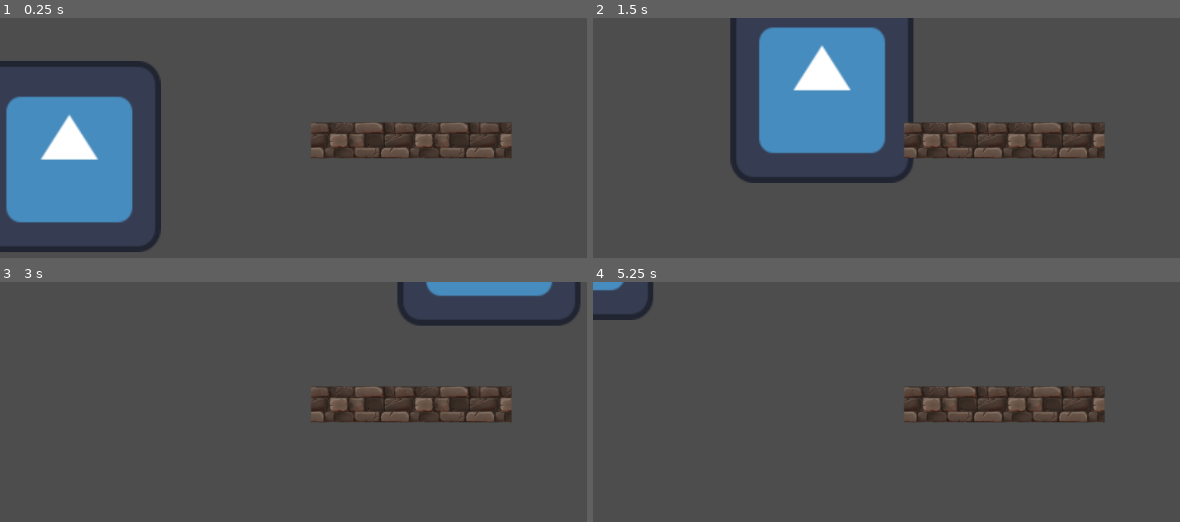
Above: before the commit, frames 1-4 (two rows, left to right).
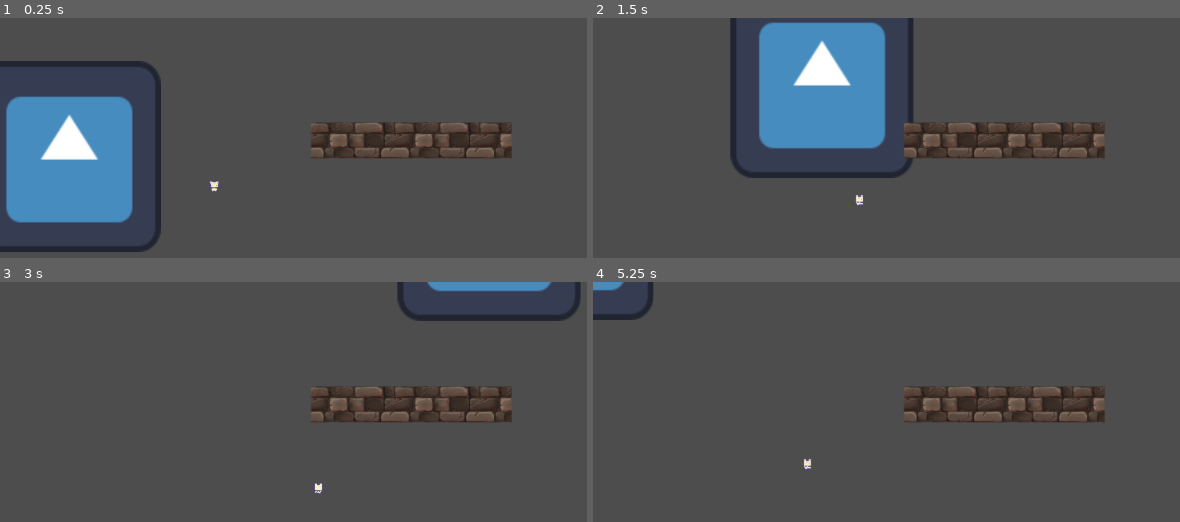
Above: after the commit, the same moments.

Repository: RosieHendriksen/aventurejv
Game: Godot game, scene res://scenes/level.tscn
The game is run twice, just before and just after one commit, with the same random seed, the same clock (stepped at 60 frames per second) and the same inputs. The engine's default icon, where the game draws it, is replaced by a stand-in: a white triangle on a blue panel in a dark square.
Inputs:
- Up to frame 1 (0.25 s): no input
- Up to frame 2 (1.5 s): tap Enter at 0.5 s; hold Right (right) 0.53-1.28 s; tap Space (interact) at 0.6, 1.35 s; hold Up (down) from 1.28 s (still down)
- Up to frame 3 (3 s): release Up (down) at 2.03 s; hold Right (right) 2.03-2.78 s; tap Space (interact) at 2.1, 2.75, 2.85 s; hold S (up) from 2.78 s (still down)
- Up to frame 4 (5.25 s): tap Enter at 3.5 s; release S (up) at 3.53 s; hold Left (left) 3.53-5.03 s; tap Space (interact) at 3.6, 4.35, 5.1 s; hold Up (down) from 5.03 s (still down)

The runs differ from the first frame. In frame 1, less than 0.1% of the frame differs, in the area x 35-38%, y 67-73%; in frame 2, 2.8%, in the area x 23-55%, y 1-79%; in frame 3, 1.7%; in frame 4, less than 0.1%.

Commit message:
trying to merge versions

Diff:
--- a/learn2/characterScenes/player_cat.tscn
+++ b/learn2/characterScenes/player_cat.tscn
@@ -1,11 +1,26 @@
 [gd_scene load_steps=31 format=3 uid="uid://bq5tsltbulbpq"]
 
-[ext_resource type="Texture2D" uid="uid://bjixcibskiv6s" path="res://Characters/Basic Charakter Spritesheet.png" id="1_638jf"]
-[ext_resource type="Script" path="res://scripts/player_cat.gd" id="1_iny6h"]
+[ext_resource type="Texture2D" uid="uid://bjixcibskiv6s" path="res://learn2/Characters/Basic Charakter Spritesheet.png" id="1_638jf"]
+[ext_resource type="Script" path="res://learn2/scripts/player_cat.gd" id="1_tw8ss"]
 
 [sub_resource type="RectangleShape2D" id="RectangleShape2D_8744i"]
 size = Vector2(10, 5)
 
+[sub_resource type="Animation" id="Animation_tokuy"]
+length = 0.001
+tracks/0/type = "value"
+tracks/0/imported = false
+tracks/0/enabled = true
+tracks/0/path = NodePath("Sprite2D:frame")
+tracks/0/interp = 1
+tracks/0/loop_wrap = true
+tracks/0/keys = {
+"times": PackedFloat32Array(0),
+"transitions": PackedFloat32Array(1),
+"update": 1,
+"values": [0]
+}
+
 [sub_resource type="Animation" id="Animation_c8pvb"]
 resource_name = "idle_down"
 length = 0.4
@@ -23,19 +38,55 @@
 "values": [0, 1]
 }
 
-[sub_resource type="Animation" id="Animation_tokuy"]
-length = 0.001
-tracks/0/type = "value"
-tracks/0/imported = false
-tracks/0/enabled = true
-tracks/0/path = NodePath("Sprite2D:frame")
-tracks/0/interp = 1
-tracks/0/loop_wrap = true
-tracks/0/keys = {
-"times": PackedFloat32Array(0),
-"transitions": PackedFloat32Array(1),
-"update": 1,
-"values": [0]
+[sub_resource type="Animation" id="Animation_hnmap"]
+resource_name = "idle_left"
+length = 0.4
+loop_mode = 1
+tracks/0/type = "value"
+tracks/0/imported = false
+tracks/0/enabled = true
+tracks/0/path = NodePath("Sprite2D:frame")
+tracks/0/interp = 1
+tracks/0/loop_wrap = true
+tracks/0/keys = {
+"times": PackedFloat32Array(0, 0.2),
+"transitions": PackedFloat32Array(1, 1),
+"update": 1,
+"values": [8, 9]
+}
+
+[sub_resource type="Animation" id="Animation_cokud"]
+resource_name = "idle_right"
+length = 0.4
+loop_mode = 1
+tracks/0/type = "value"
+tracks/0/imported = false
+tracks/0/enabled = true
+tracks/0/path = NodePath("Sprite2D:frame")
+tracks/0/interp = 1
+tracks/0/loop_wrap = true
+tracks/0/keys = {
+"times": PackedFloat32Array(0, 0.2),
+"transitions": PackedFloat32Array(1, 1),
+"update": 1,
+"values": [12, 13]
+}
+
+[sub_resource type="Animation" id="Animation_sg4y2"]
+resource_name = "idle_up"
+length = 0.4
+loop_mode = 1
+tracks/0/type = "value"
+tracks/0/imported = false
+tracks/0/enabled = true
+tracks/0/path = NodePath("Sprite2D:frame")
+tracks/0/interp = 1
+tracks/0/loop_wrap = true
+tracks/0/keys = {
+"times": PackedFloat32Array(0, 0.2),
+"transitions": PackedFloat32Array(1, 1),
+"update": 1,
+"values": [4, 5]
 }
 
 [sub_resource type="Animation" id="Animation_n4fm2"]
@@ -55,21 +106,38 @@
 "values": [2, 3]
 }
 
-[sub_resource type="Animation" id="Animation_sg4y2"]
-resource_name = "idle_up"
-length = 0.4
-loop_mode = 1
-tracks/0/type = "value"
-tracks/0/imported = false
-tracks/0/enabled = true
-tracks/0/path = NodePath("Sprite2D:frame")
-tracks/0/interp = 1
-tracks/0/loop_wrap = true
-tracks/0/keys = {
-"times": PackedFloat32Array(0, 0.2),
-"transitions": PackedFloat32Array(1, 1),
-"update": 1,
-"values": [4, 5]
+[sub_resource type="Animation" id="Animation_t08bc"]
+resource_name = "walk_left"
+length = 0.4
+loop_mode = 1
+tracks/0/type = "value"
+tracks/0/imported = false
+tracks/0/enabled = true
+tracks/0/path = NodePath("Sprite2D:frame")
+tracks/0/interp = 1
+tracks/0/loop_wrap = true
+tracks/0/keys = {
+"times": PackedFloat32Array(0, 0.2),
+"transitions": PackedFloat32Array(1, 1),
+"update": 1,
+"values": [10, 11]
+}
+
+[sub_resource type="Animation" id="Animation_a3eov"]
+resource_name = "walk_right"
+length = 0.4
+loop_mode = 1
+tracks/0/type = "value"
+tracks/0/imported = false
+tracks/0/enabled = true
+tracks/0/path = NodePath("Sprite2D:frame")
+tracks/0/interp = 1
+tracks/0/loop_wrap = true
+tracks/0/keys = {
+"times": PackedFloat32Array(0, 0.2),
+"transitions": PackedFloat32Array(1, 1),
+"update": 1,
+"values": [14, 15]
 }
 
 [sub_resource type="Animation" id="Animation_q0wn4"]
@@ -87,74 +155,6 @@
 "transitions": PackedFloat32Array(1, 1),
 "update": 1,
 "values": [6, 7]
-}
-
-[sub_resource type="Animation" id="Animation_hnmap"]
-resource_name = "idle_left"
-length = 0.4
-loop_mode = 1
-tracks/0/type = "value"
-tracks/0/imported = false
-tracks/0/enabled = true
-tracks/0/path = NodePath("Sprite2D:frame")
-tracks/0/interp = 1
-tracks/0/loop_wrap = true
-tracks/0/keys = {
-"times": PackedFloat32Array(0, 0.2),
-"transitions": PackedFloat32Array(1, 1),
-"update": 1,
-"values": [8, 9]
-}
-
-[sub_resource type="Animation" id="Animation_t08bc"]
-resource_name = "walk_left"
-length = 0.4
-loop_mode = 1
-tracks/0/type = "value"
-tracks/0/imported = false
-tracks/0/enabled = true
-tracks/0/path = NodePath("Sprite2D:frame")
-tracks/0/interp = 1
-tracks/0/loop_wrap = true
-tracks/0/keys = {
-"times": PackedFloat32Array(0, 0.2),
-"transitions": PackedFloat32Array(1, 1),
-"update": 1,
-"values": [10, 11]
-}
-
-[sub_resource type="Animation" id="Animation_cokud"]
-resource_name = "idle_right"
-length = 0.4
-loop_mode = 1
-tracks/0/type = "value"
-tracks/0/imported = false
-tracks/0/enabled = true
-tracks/0/path = NodePath("Sprite2D:frame")
-tracks/0/interp = 1
-tracks/0/loop_wrap = true
-tracks/0/keys = {
-"times": PackedFloat32Array(0, 0.2),
-"transitions": PackedFloat32Array(1, 1),
-"update": 1,
-"values": [12, 13]
-}
-
-[sub_resource type="Animation" id="Animation_a3eov"]
-resource_name = "walk_right"
-length = 0.4
-loop_mode = 1
-tracks/0/type = "value"
-tracks/0/imported = false
-tracks/0/enabled = true
-tracks/0/path = NodePath("Sprite2D:frame")
-tracks/0/interp = 1
-tracks/0/loop_wrap = true
-tracks/0/keys = {
-"times": PackedFloat32Array(0, 0.2),
-"transitions": PackedFloat32Array(1, 1),
-"update": 1,
-"values": [14, 15]
 }
 
 [sub_resource type="AnimationLibrary" id="AnimationLibrary_3hnfo"]
@@ -250,7 +250,7 @@
 transitions = ["Idle", "Walk", SubResource("AnimationNodeStateMachineTransition_dli0i"), "Walk", "Idle", SubResource("AnimationNodeStateMachineTransition_ssuui"), "Start", "Idle", SubResource("AnimationNodeStateMachineTransition_nv4bs")]
 
 [node name="playerCat" type="CharacterBody2D"]
-script = ExtResource("1_iny6h")
+script = ExtResource("1_tw8ss")
 
 [node name="Sprite2D" type="Sprite2D" parent="."]
 texture = ExtResource("1_638jf")
@@ -258,7 +258,7 @@
 vframes = 4
 
 [node name="CollisionShape2D" type="CollisionShape2D" parent="."]
-position = Vector2(0, 4)
+position = Vector2(47, 68)
 shape = SubResource("RectangleShape2D_8744i")
 
 [node name="AnimationPlayer" type="AnimationPlayer" parent="."]
--- a/learn2/level/gamelevel.tscn
+++ b/learn2/level/gamelevel.tscn
@@ -1,8 +1,8 @@
 [gd_scene load_steps=7 format=3 uid="uid://cko4uyvu6q2f8"]
 
-[ext_resource type="PackedScene" uid="uid://bq5tsltbulbpq" path="res://characterScenes/player_cat.tscn" id="1_xk6em"]
-[ext_resource type="Texture2D" uid="uid://dkjxy7fipr5rv" path="res://Tilesets/Grass.png" id="2_l6b1p"]
-[ext_resource type="Texture2D" uid="uid://fx3ah0end6ii" path="res://Tilesets/Hills.png" id="3_luul4"]
+[ext_resource type="PackedScene" uid="uid://bq5tsltbulbpq" path="res://learn2/characterScenes/player_cat.tscn" id="1_xk6em"]
+[ext_resource type="Texture2D" uid="uid://dkjxy7fipr5rv" path="res://learn2/Tilesets/Grass.png" id="2_l6b1p"]
+[ext_resource type="Texture2D" uid="uid://fx3ah0end6ii" path="res://learn2/Tilesets/Hills.png" id="3_luul4"]
 
 [sub_resource type="TileSetAtlasSource" id="TileSetAtlasSource_ya8qt"]
 texture = ExtResource("2_l6b1p")
--- a/learn2/project.godot
+++ /dev/null
@@ -1,50 +0,0 @@
-; Engine configuration file.
-; It's best edited using the editor UI and not directly,
-; since the parameters that go here are not all obvious.
-;
-; Format:
-;   [section] ; section goes between []
-;   param=value ; assign values to parameters
-
-config_version=5
-
-[application]
-
-config/name="learn2"
-run/main_scene="res://level/gamelevel.tscn"
-config/features=PackedStringArray("4.3", "Forward Plus")
-config/icon="res://icon.svg"
-
-[display]
-
-window/size/viewport_width=1920
-window/size/viewport_height=1080
-window/stretch/mode="canvas_items"
-window/stretch/scale=4.0
-
-[input]
-
-right={
-"deadzone": 0.5,
-"events": [Object(InputEventKey,"resource_local_to_scene":false,"resource_name":"","device":-1,"window_id":0,"alt_pressed":false,"shift_pressed":false,"ctrl_pressed":false,"meta_pressed":false,"pressed":false,"keycode":0,"physical_keycode":68,"key_label":0,"unicode":100,"location":0,"echo":false,"script":null)
-]
-}
-left={
-"deadzone": 0.5,
-"events": [Object(InputEventKey,"resource_local_to_scene":false,"resource_name":"","device":-1,"window_id":0,"alt_pressed":false,"shift_pressed":false,"ctrl_pressed":false,"meta_pressed":false,"pressed":false,"keycode":0,"physical_keycode":65,"key_label":0,"unicode":97,"location":0,"echo":false,"script":null)
-]
-}
-down={
-"deadzone": 0.5,
-"events": [Object(InputEventKey,"resource_local_to_scene":false,"resource_name":"","device":-1,"window_id":0,"alt_pressed":false,"shift_pressed":false,"ctrl_pressed":false,"meta_pressed":false,"pressed":false,"keycode":0,"physical_keycode":83,"key_label":0,"unicode":115,"location":0,"echo":false,"script":null)
-]
-}
-up={
-"deadzone": 0.5,
-"events": [Object(InputEventKey,"resource_local_to_scene":false,"resource_name":"","device":-1,"window_id":0,"alt_pressed":false,"shift_pressed":false,"ctrl_pressed":false,"meta_pressed":false,"pressed":false,"keycode":0,"physical_keycode":87,"key_label":0,"unicode":119,"location":0,"echo":false,"script":null)
-]
-}
-
-[rendering]
-
-textures/canvas_textures/default_texture_filter=0
--- a/scenes/level.tscn
+++ b/scenes/level.tscn
@@ -1,9 +1,10 @@
-[gd_scene load_steps=6 format=3 uid="uid://ylemf5kdrxtl"]
+[gd_scene load_steps=7 format=3 uid="uid://ylemf5kdrxtl"]
 
 [ext_resource type="Texture2D" uid="uid://b2nfcecfaborr" path="res://icon.svg" id="1_2erlx"]
 [ext_resource type="Script" path="res://scenes/level.gd" id="1_3di6f"]
 [ext_resource type="Script" path="res://scenes/sprite_2d.gd" id="2_jvonq"]
 [ext_resource type="PackedScene" uid="uid://7lshardescn8" path="res://objects/wall.tscn" id="4_ig3nx"]
+[ext_resource type="PackedScene" uid="uid://bq5tsltbulbpq" path="res://learn2/characterScenes/player_cat.tscn" id="5_xsqkn"]
 
 [sub_resource type="CapsuleShape2D" id="CapsuleShape2D_bovjn"]
 radius = 56.5797
@@ -24,3 +25,6 @@
 
 [node name="Wall" parent="." instance=ExtResource("4_ig3nx")]
 position = Vector2(344, 108)
+
+[node name="playerCat" parent="." instance=ExtResource("5_xsqkn")]
+position = Vector2(309, 243)
Not shown, changed: learn2/Characters/Basic Charakter Actions.png.import
Not shown, changed: learn2/Characters/Basic Charakter Spritesheet.png.import
Not shown, changed: learn2/Characters/Egg_And_Nest.png.import
Not shown, changed: learn2/Characters/Free Chicken Sprites.png.import
Not shown, changed: learn2/Characters/Free Cow Sprites.png.import
Not shown, changed: learn2/Characters/Tools.png.import
Not shown, changed: learn2/Objects/Basic_Furniture.png.import
Not shown, changed: learn2/Objects/Basic_Grass_Biom_things.png.import
Not shown, changed: learn2/Objects/Basic_Plants.png.import
Not shown, changed: learn2/Objects/Basic_tools_and_meterials.png.import
Not shown, changed: learn2/Objects/Chest.png.import
Not shown, changed: learn2/Objects/Egg_item.png.import
(and 20 more such lines)
